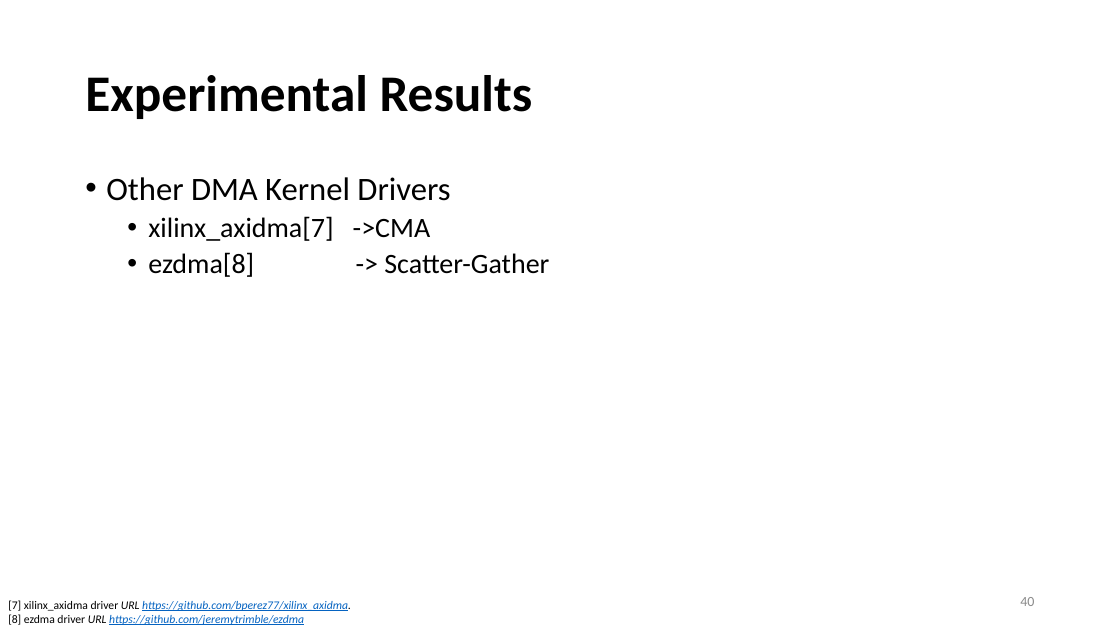
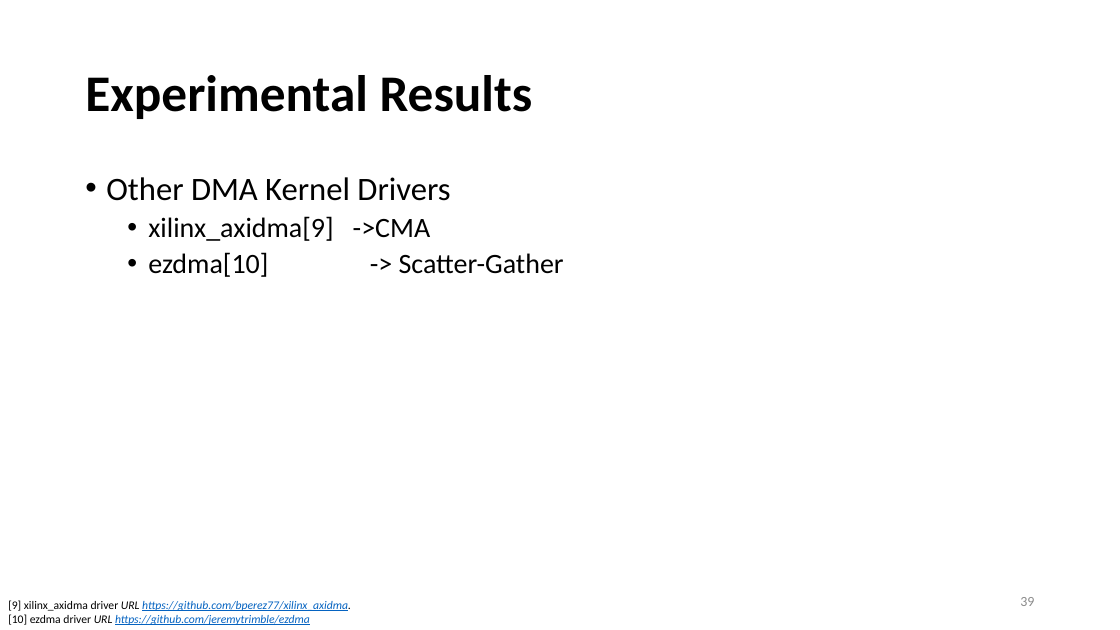
Before and after one commit to yllibliu/presentation, a slide deck: slide 39 of UIO.pptx (slide 40 before the commit). Drawn at 1120x630 pixels with LibreOffice and Linux fonts; fonts in the diff are those of the drawing. Boxes give left, top, right and bottom in pixels: in the first picture for what was removed or moved away, otherwise in the second. Text is boxed around its words. In the diff, an @@ line names an element or a change of style, - is before the commit and + after.

```diff
--- a/UIO.pptx
+++ b/UIO.pptx
@@ text at (148, 216, 564, 277): text changed @@
-  • xilinx_axidma[7] ->CMA
-  • ezdma[8] -> Scatter-Gather
+  • xilinx_axidma[9] ->CMA
+  • ezdma[10] -> Scatter-Gather
@@ page number at (1020, 597, 1034, 606): text changed @@
-40
+39
@@ text at (8, 600, 351, 625): text changed @@
-[7] xilinx_axidma driver URL https://github.com/bperez77/xilinx_axidma.
-[8] ezdma driver URL https://github.com/jeremytrimble/ezdma
+[9] xilinx_axidma driver URL https://github.com/bperez77/xilinx_axidma.
+[10] ezdma driver URL https://github.com/jeremytrimble/ezdma
```
Also in this commit, not shown: 33 other slides changed, 3 slides added, 3 slides removed, 1 other file.
